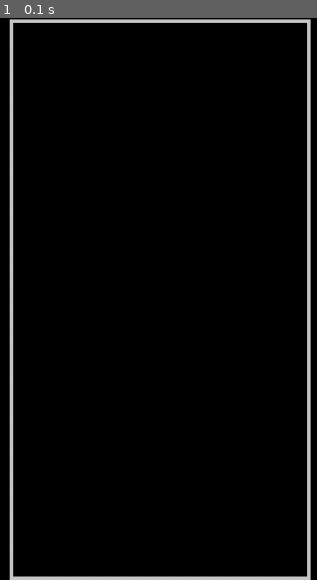
Above: before the commit, frame 1.
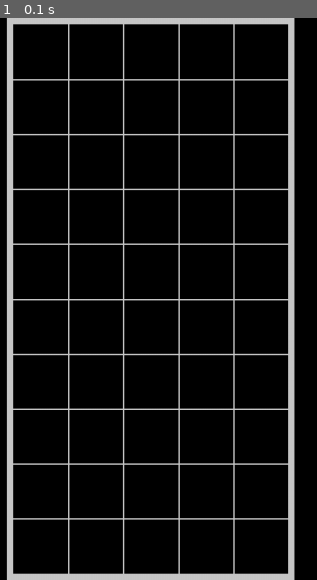
Above: after the commit, the same moment.

Repository: Hrothdel/Pygame-Tetris
Game: pygame game, started from main.py
Two runs of this game, one before a commit and one after it. Both use one fixed random seed, a clock stepped at 60 frames per second and the inputs below.
Inputs:
- Up to frame 1 (0.1 s): no input

The runs differ from the first frame. In frame 1, 11% of the frame differs, in the area x 1-99%, y 0-100%.

Commit message:
Add grid lines

Diff:
--- a/main.py
+++ b/main.py
@@ -1,8 +1,9 @@
+import pygame
 from renderers import GraphicsRenderer
 from services import GameService
 from ui import UI
 
-renderer = GraphicsRenderer((1280, 800))
+renderer = GraphicsRenderer(1280, 800)
 service = GameService(5, 10)
 ui = UI(service, renderer)
 
--- a/renderers.py
+++ b/renderers.py
@@ -1,25 +1,33 @@
 import pygame
 
 class GraphicsRenderer:
-    def __init__(self, size):
-        self.__size = size
+    def __init__(self, width, height):
+        self.__screen_width = width
+        self.__screen_height = height
 
-        self.__grid_width = size[0] / 3
+        self.__grid_width = width / 3
         self.__grid_block_size = 0
-        self.__grid_border_thickness = 5
+        self.__grid_border_thickness = 9
 
-        self.__side_panel_left_width = size[0] / 3
-        self.__side_panel_right_width = size[0] / 3
+        self.__side_panel_left_width = width / 3
+        self.__side_panel_right_width = width / 3
 
         self.__grid_border_color = pygame.Color(200, 200, 200)
+        self.__grid_lines_color = pygame.Color(200, 200, 200)
+        self.__background_color = pygame.Color(0, 0, 0)
+        self.__grid_lines_thickness = 2
 
         pygame.init()
 
     def start(self):
-        self.__screen = pygame.display.set_mode(self.__size)
+        self.__screen = pygame.display.set_mode((self.__screen_width,
+            self.__screen_height))
 
     def updateGridSize(self, grid_rows, grid_columns):
-        vertical_space = (self.__size[1] -
+        self.__grid_rows = grid_rows
+        self.__grid_columns = grid_columns
+
+        vertical_space = (self.__screen_height -
             self.__grid_border_thickness * 2) / grid_rows
         horizontal_space = (self.__grid_width -
             self.__grid_border_thickness * 2) / grid_columns
@@ -27,7 +35,7 @@
         self.__grid_block_size = min(vertical_space,
             horizontal_space)
 
-        vertical_margin = (self.__size[1] -
+        vertical_margin = (self.__screen_height -
             self.__grid_border_thickness * 2 -
             self.__grid_block_size * grid_rows) / 2
 
@@ -35,26 +43,105 @@
             self.__grid_border_thickness * 2 -
             self.__grid_block_size * grid_columns) / 2
 
+        self.__grid_vertical_margin = vertical_margin
+        self.__grid_horizontal_margin = horizontal_margin
+
         self.__grid_border_start = (self.__side_panel_left_width +
-            horizontal_margin + self.__grid_border_thickness // 2,
-            vertical_margin + self.__grid_border_thickness // 2)
+            horizontal_margin + self.__grid_border_thickness,
+            vertical_margin + self.__grid_border_thickness)
 
-        self.__grid_border_size = (self.__grid_width +
-            self.__grid_border_thickness // 2,
-            self.__size[1] - vertical_margin -
-            self.__grid_border_thickness // 2)
+        self.__grid_border_size = (self.__grid_width -
+            horizontal_margin * 2 -
+            self.__grid_border_thickness * 2,
+            self.__screen_height - vertical_margin * 2 -
+            self.__grid_border_thickness * 2)
 
-    def render(self, grid):
-        self.__renderGrid(grid)
+    def __drawRectangle(self, color, rect, thickness):
+        top = rect.top
+        left = rect.left
+        width = rect.width
+        height = rect.height
 
-        pygame.display.flip()
+        # Top
+        current_rect = pygame.Rect(left - thickness,
+            top - thickness, width + thickness * 2, thickness)
+
+        pygame.draw.rect(self.__screen, color, current_rect)
+
+        # Left
+        current_rect = pygame.Rect(left - thickness,
+            top - thickness, thickness, height + thickness * 2)
+        pygame.draw.rect(self.__screen, color, current_rect)
+
+        # Bottom
+        current_rect = pygame.Rect(left - thickness, top + height,
+            width + thickness * 2, thickness)
+        pygame.draw.rect(self.__screen, color, current_rect)
+
+        # Right
+        current_rect = pygame.Rect(left + width, top - thickness,
+            thickness, height + thickness * 2)
+        pygame.draw.rect(self.__screen, color, current_rect)
 
     def __renderGridBorder(self):
         border_rect = pygame.Rect(self.__grid_border_start,
             self.__grid_border_size)
 
-        pygame.draw.rect(self.__screen, self.__grid_border_color,
+        self.__drawRectangle(self.__grid_border_color,
             border_rect, self.__grid_border_thickness)
+        #pygame.draw.rect(self.__screen, self.__grid_border_color,
+        #    border_rect, self.__grid_border_thickness)
+
+    def __renderGridLines(self):
+        # Horizontal lines
+        line_start = [self.__side_panel_left_width +
+            self.__grid_horizontal_margin +
+            self.__grid_border_thickness,
+            self.__grid_vertical_margin +
+            self.__grid_border_thickness]
+        line_end = [self.__side_panel_left_width +
+            self.__grid_width -
+            self.__grid_horizontal_margin -
+            self.__grid_border_thickness,
+            self.__grid_vertical_margin +
+            self.__grid_border_thickness]
+
+        for _ in range(1, self.__grid_rows):
+            line_start[1] += self.__grid_block_size
+            line_end[1] += self.__grid_block_size
+
+            pygame.draw.line(self.__screen,
+                self.__grid_lines_color,
+                line_start, line_end,
+                self.__grid_lines_thickness)
+
+        # Vertical lines
+        line_start = [self.__side_panel_left_width +
+            self.__grid_horizontal_margin +
+            self.__grid_border_thickness,
+            self.__grid_vertical_margin +
+            self.__grid_border_thickness]
+        line_end = [self.__side_panel_left_width +
+            self.__grid_horizontal_margin +
+            self.__grid_border_thickness,
+            self.__screen_height - self.__grid_vertical_margin -
+            self.__grid_border_thickness]
+
+        for _ in range(1, self.__grid_columns):
+            line_start[0] += self.__grid_block_size
+            line_end[0] += self.__grid_block_size
+
+            pygame.draw.line(self.__screen,
+                self.__grid_lines_color, line_start, line_end,
+                self.__grid_lines_thickness)
 
     def __renderGrid(self, grid):
         self.__renderGridBorder()
+        self.__renderGridLines()
+
+    def render(self, grid):
+        self.__screen.fill(self.__background_color)
+
+        self.__renderGrid(grid)
+
+        pygame.display.flip()
--- a/ui.py
+++ b/ui.py
@@ -11,6 +11,9 @@
             self.__service.getGridRows(),
             self.__service.getGridColumns())
 
+        self.__clock = pygame.time.Clock()
+        self.__framerate = 60
+
         self.__exit = False
 
     def __quit(self):
@@ -19,6 +22,8 @@
 
     def run(self):
         while self.__exit == False:
+            self.__clock.tick(self.__framerate)
+
             self.__handleInput()
 
             grid = self.__service.getGrid()
